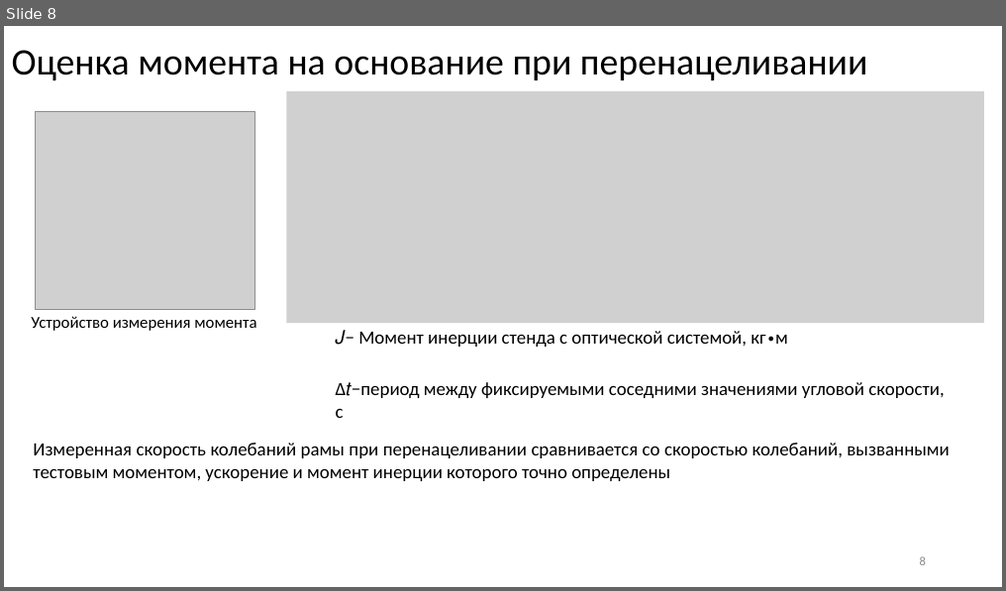
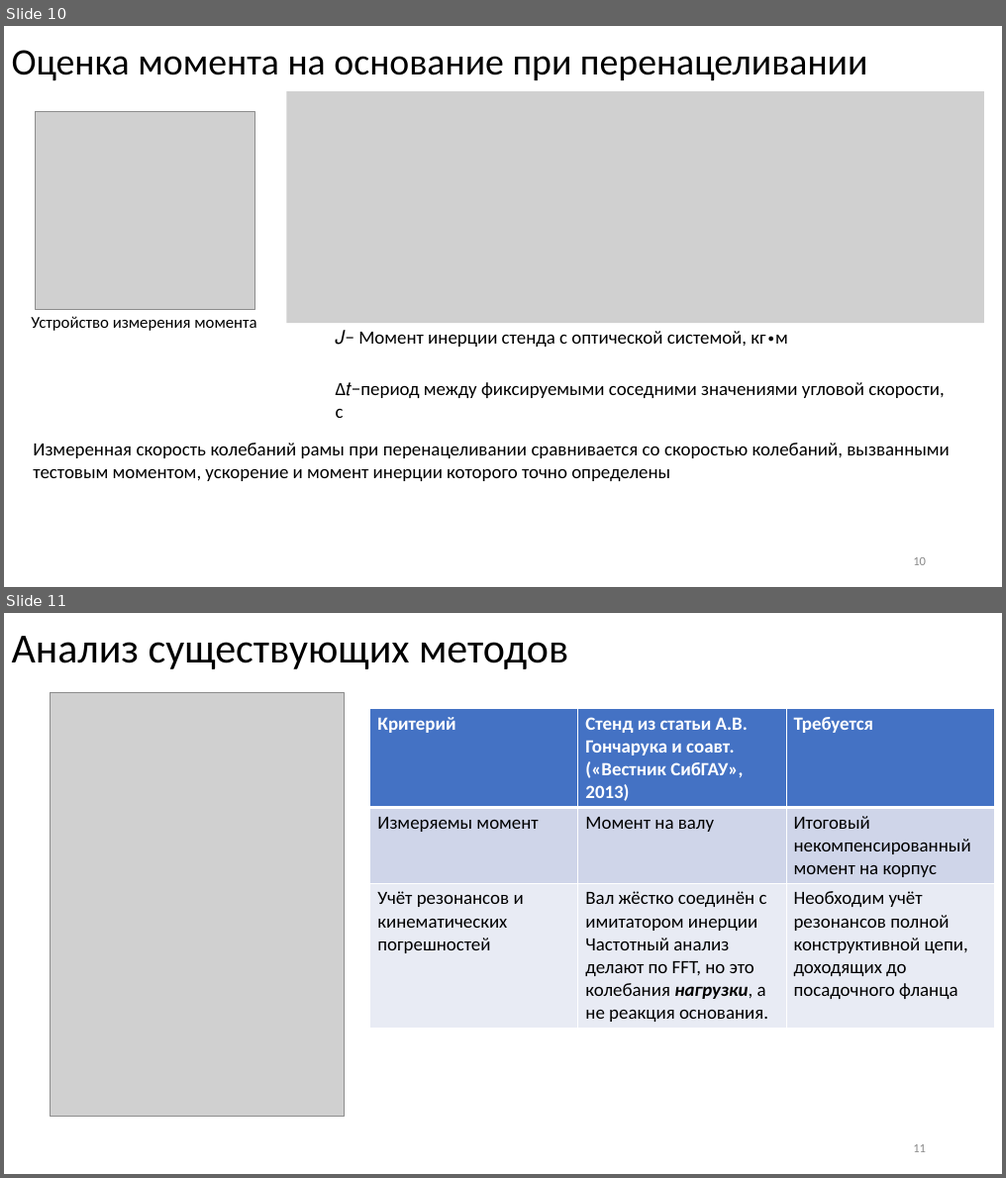
Before and after one commit to iliyars/reactive-moment-phd, a slide deck: Ppt/Белан ВКР.ppt. Shown one above the other, each under a label of ours: slide 8 before the commit, slides 10 and 11 after it. The pictures are 1006x591 and 1006x1178 pixels, drawn with LibreOffice and Linux fonts; fonts in the diff are those of the drawing; grey boxes stand for pictures. Boxes give left, top, right and bottom in pixels: in the first picture for what was removed or moved away, otherwise in the second. Text is boxed around its words. In the diff, an @@ line names an element or a change of style, - is before the commit and + after.

```diff
--- a/Ppt/Белан ВКР.ppt
+++ b/Ppt/Белан ВКР.ppt
@@ slide 11 added at (x1=4, y1=613, x2=1002, y2=1174), background #FFFFFF @@
@@ title added at (x1=12, y1=636, x2=568, y2=669), 40 pt, text #000000 @@
+Анализ существующих методов
@@ picture added at (x1=50, y1=692, x2=345, y2=1117) @@
@@ table added at (x1=370, y1=709, x2=994, y2=1026), 3 rows, 3 columns @@
+Критерий | Стенд из статьи А.В. Гончарука и соавт. («Вестник СибГАУ», 2013) | Требуется
+Измеряемы момент | Момент на валу | Итоговый некомпенсированный момент на корпус
+Учёт резонансов и кинематических погрешностей | Вал жёстко соединён с имитатором инерции Частотный анализ делают по FFT, но это колебания нагрузки, а не реакция основания. | Необходим учёт резонансов полной конструктивной цепи, доходящих до посадочного фланца
@@ page number added at (x1=913, y1=1145, x2=926, y2=1153), 12 pt, text #8C8C8C @@
+11
@@ what was slide 8 is now slide 10 @@
@@ page number at (x1=913, y1=558, x2=926, y2=566): text changed @@
-8
+10
```
Also in this commit, not shown: 6 slides changed, 4 other slides added, 2 slides removed, 56 other files.
